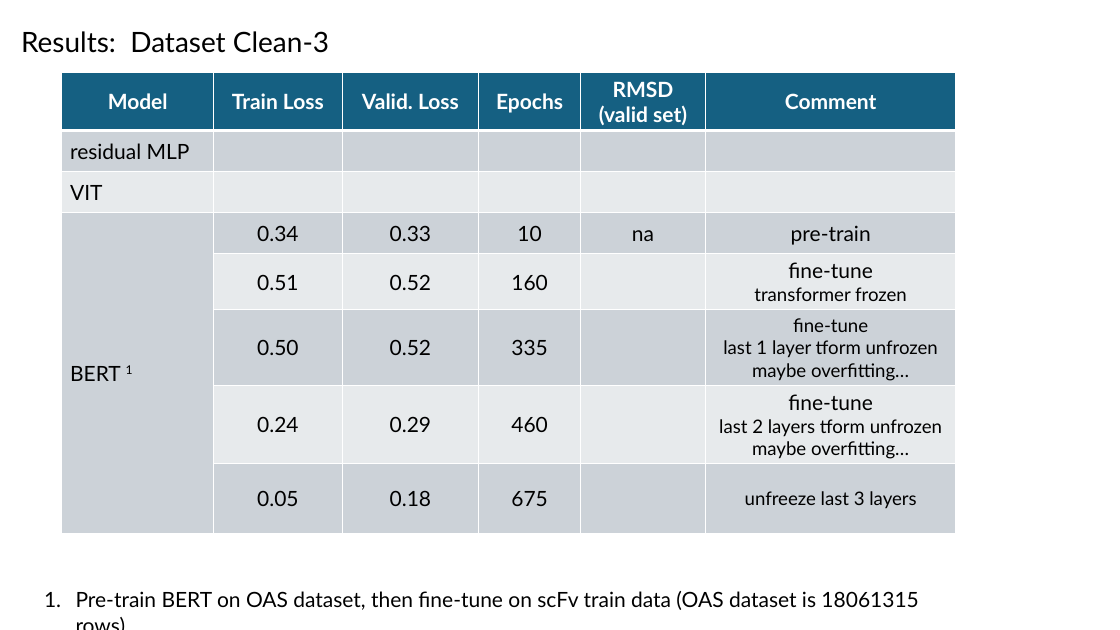
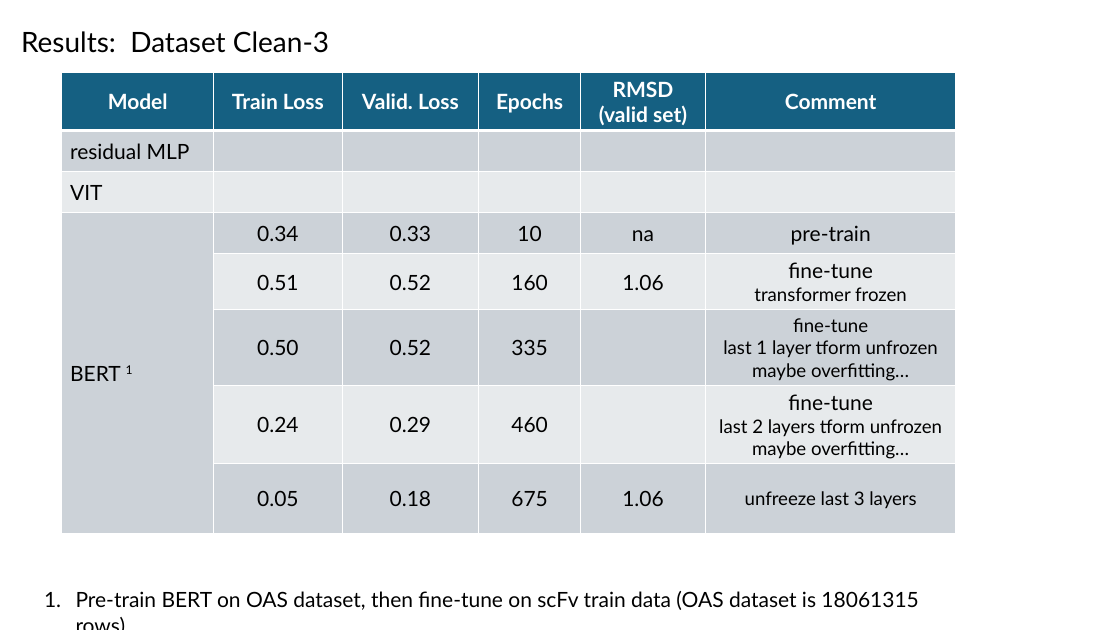
Before and after one commit to planaria158/BERT-antibody-antigen-binding-energy, a slide deck: slide 14 of Homework-aAlphaBio.pptx. Drawn at 1120x630 pixels with LibreOffice and Linux fonts; fonts in the diff are those of the drawing. Boxes give left, top, right and bottom in pixels: in the first picture for what was removed or moved away, otherwise in the second. Text is boxed around its words. In the diff, an @@ line names an element or a change of style, - is before the commit and + after.

```diff
--- a/Homework-aAlphaBio.pptx
+++ b/Homework-aAlphaBio.pptx
@@ table at (61, 72, 956, 534) @@
-row 5, column 5: 
+row 5, column 5: 1.06
-row 8, column 5: 
+row 8, column 5: 1.06
```
Also in this commit, not shown: 2 other slides changed.
